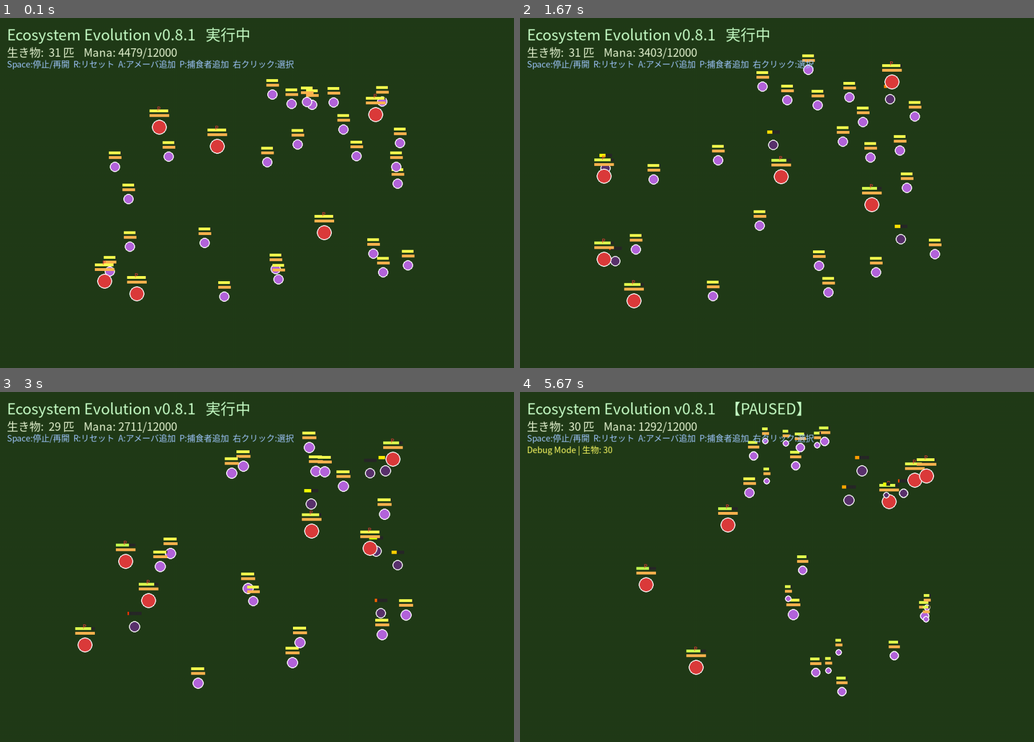
Above: before the commit, frames 1-4 (two rows, left to right).
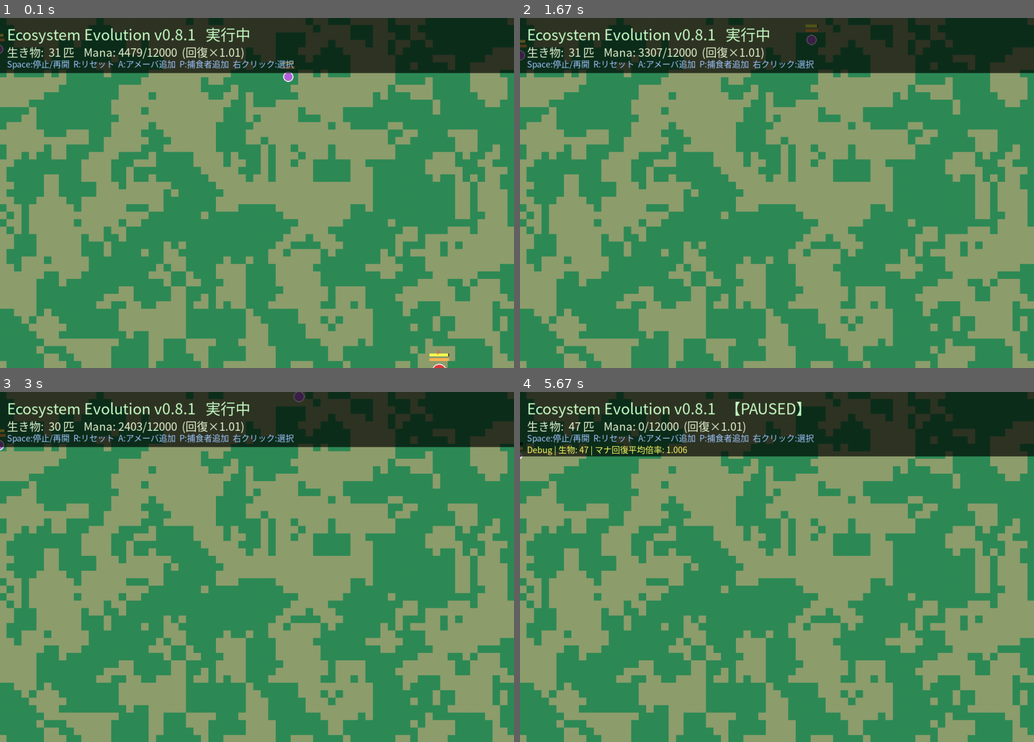
Above: after the commit, the same moments.

Repository: illuaStudio/ecosystem_evo
Game: pygame game, started from main.py
Same seed, same stepped clock (60 frames per second), same inputs: the game is played once before the commit and once after it.
Inputs (mouse positions are in pixels of both pictures, inside the frame that each line leads up to):
- Up to frame 1 (0.1 s): no input
- Up to frame 2 (1.67 s): click (777, 193) at 0.38 s
- Up to frame 3 (3 s): hold A 2.23-2.7 s; move the mouse to (318, 598) at 2.27 s; click (133, 497) at 2.78 s
- Up to frame 4 (5.67 s): hold A 3.73-4.2 s; move the mouse to (777, 609) at 3.77 s; hold D 4.23-4.7 s; move the mouse to (972, 700) at 4.27 s; click (956, 658) at 5.28 s; tap Space at 5.57 s

The runs differ from the first frame. In frame 1, 85% of the frame differs, in the area x 0-100%, y 4-100%; in frame 2, 85%, in the area x 0-100%, y 1-100%; in frame 3, 85%; in frame 4, 83%.

Commit message:
バイオーム追加 noiseパッケージ使っているか未確認

Diff:
--- /dev/null
+++ b/biome_noise.py
@@ -0,0 +1,95 @@
+"""2D ノイズサンプリング（noise パッケージがあれば Perlin、なければ簡易フラクタル）。"""
+import math
+from typing import Callable
+
+
+def _hash2d(ix: int, iy: int, seed: int) -> float:
+    n = ix * 374761393 + iy * 668265263 + seed * 982451653
+    n = (n ^ (n >> 13)) * 1274126177
+    n = n ^ (n >> 16)
+    return (n & 0x7FFFFFFF) / 0x7FFFFFFF
+
+
+def _smooth(t: float) -> float:
+    return t * t * (3.0 - 2.0 * t)
+
+
+def _value_noise(x: float, y: float, seed: int) -> float:
+    x0, y0 = int(math.floor(x)), int(math.floor(y))
+    x1, y1 = x0 + 1, y0 + 1
+    sx = _smooth(x - x0)
+    sy = _smooth(y - y0)
+
+    n00 = _hash2d(x0, y0, seed)
+    n10 = _hash2d(x1, y0, seed)
+    n01 = _hash2d(x0, y1, seed)
+    n11 = _hash2d(x1, y1, seed)
+
+    ix0 = n00 + (n10 - n00) * sx
+    ix1 = n01 + (n11 - n01) * sx
+    return ix0 + (ix1 - ix0) * sy
+
+
+def simple_fractal_noise2d(
+    x: float,
+    y: float,
+    *,
+    octaves: int = 4,
+    persistence: float = 0.55,
+    lacunarity: float = 2.2,
+    seed: int = 0,
+) -> float:
+    """おおよそ [-1, 1] の簡易フラクタルノイズ。"""
+    total = 0.0
+    amplitude = 1.0
+    frequency = 1.0
+    max_amp = 0.0
+    for _ in range(max(1, octaves)):
+        total += (_value_noise(x * frequency, y * frequency, seed) * 2.0 - 1.0) * amplitude
+        max_amp += amplitude
+        amplitude *= persistence
+        frequency *= lacunarity
+    if max_amp <= 0:
+        return 0.0
+    return max(-1.0, min(1.0, total / max_amp))
+
+
+def make_noise_sampler(
+    *,
+    scale: float = 0.018,
+    octaves: int = 4,
+    persistence: float = 0.55,
+    lacunarity: float = 2.2,
+    seed: int = 0,
+) -> Callable[[float, float], float]:
+    """ワールド座標 (x, y) → 0.0〜1.0 のノイズ値を返すサンプラーを作る。"""
+    try:
+        from noise import pnoise2
+
+        def sample(x: float, y: float) -> float:
+            v = pnoise2(
+                x * scale,
+                y * scale,
+                octaves=octaves,
+                persistence=persistence,
+                lacunarity=lacunarity,
+                repeatx=4096,
+                repeaty=4096,
+                base=seed,
+            )
+            return (float(v) + 1.0) * 0.5
+
+        return sample
+    except ImportError:
+        def sample(x: float, y: float) -> float:
+            v = simple_fractal_noise2d(
+                x * scale,
+                y * scale,
+                octaves=octaves,
+                persistence=persistence,
+                lacunarity=lacunarity,
+                seed=seed,
+            )
+            return (v + 1.0) * 0.5
+
+        return sample
--- a/config/worlds/world.json
+++ b/config/worlds/world.json
@@ -1,24 +1,49 @@
 {
-    "name": "Grassland",
-    "display_name": "草原の生態系",
-    "world_width": 800,
-    "world_height": 600,
-    "background_color": [34, 60, 25],
+  "name": "Grassland",
+  "display_name": "草原の生態系",
+  "world_width": 2000,
+  "world_height": 2000,
+  "background_color": [34, 60, 25],
 
-    "mana": {
-      "initial": 4500.0,
-      "max": 12000.0,
-      "regen_rate": 0.8
-    },
+  "mana": {
+    "initial": 4500.0,
+    "max": 12000.0,
+    "regen_rate": 0.8
+  },
 
-    "initial_entities": {
-      "Amoeba": 25,
-      "Herbivore": 12,
-      "Predator": 6
-    },
+  "initial_entities": {
+    "Amoeba": 25,
+    "Predator": 6
+  },
 
-    "environment": {
-      "temperature": 22.0,
-      "humidity": 65.0
+  "environment": {
+    "temperature": 22.0,
+    "humidity": 65.0
+  },
+
+  "world": {
+    "biome_map_cell_size": 16,
+    "biomes": [
+      {
+        "name": "rich",
+        "display_name": "豊かなエリア",
+        "color": "#2E8B57",
+        "mana_regen_multiplier": 1.4
+      },
+      {
+        "name": "poor",
+        "display_name": "貧しいエリア",
+        "color": "#8F9E6E",
+        "mana_regen_multiplier": 0.6
+      }
+    ],
+    "biome_noise": {
+      "scale": 0.018,
+      "octaves": 4,
+      "persistence": 0.55,
+      "lacunarity": 2.2,
+      "threshold": 0.5,
+      "seed": 42
     }
   }
+}
--- a/engine.py
+++ b/engine.py
@@ -47,6 +47,7 @@
         """シミュレーション初期化"""
         self.world = World(world_name)
         self.selected_creature = None
+        self.renderer.invalidate_biome_cache()
 
         # カメラにWorld情報を渡す（重要）
         self.camera.set_world(self.world)
--- a/renderer.py
+++ b/renderer.py
@@ -1,5 +1,6 @@
 # renderer.py
 import pygame
+
 from config import config
 from creature_helpers import format_life_stage_line
 
@@ -7,27 +8,32 @@
 class Renderer:
     """描画専用クラス"""
 
+    # ワールド外・余白（画面 > マップ時）と HUD 背面
+    UI_MARGIN_COLOR = (14, 22, 14)
+    UI_PANEL_COLOR = (0, 0, 0, 170)
+
     def __init__(self, screen, font, small_font, big_font):
         self.screen = screen
         self.font = font
         self.small_font = small_font
         self.big_font = big_font
+        self._biome_surface = None
+        self._biome_surface_world_id = None
+        self._ui_panel = None
 
     def draw(self, creatures, camera, selected_creature, paused, show_debug=False):
-        # Worldの背景色を使用（stageは削除済み）
-        if hasattr(camera, 'world') and camera.world:
-            bg_color = camera.world.background_color
-        else:
-            bg_color = config.game.get("background_color", [20, 40, 25])  # フォールバック
+        # 毎フレーム必ず全画面クリア（未描画領域に UI が残るのを防ぐ）
+        self.screen.fill(self.UI_MARGIN_COLOR)
 
-        self.screen.fill(bg_color)
+        world = getattr(camera, "world", None)
+        self._draw_background(world, camera)
 
-        # 生物描画
         for c in creatures:
-            if hasattr(c, 'draw'):
+            if hasattr(c, "draw"):
                 c.draw(self.screen, camera)
 
-        # 選択情報
+        self._draw_hud_panels(has_selection=selected_creature is not None, show_debug=show_debug)
+
         if selected_creature:
             y = 130
             sc = selected_creature
@@ -46,7 +52,6 @@
                 f"速度: {sc.get_current_speed():.2f}",
                 f"現在のAction: {action_name}",
             ]
-            # 右クリック選択時: ライフステージ（life_cycle がある種）
             life_line = format_life_stage_line(sc)
             if life_line:
                 texts.insert(4, life_line)
@@ -56,33 +61,132 @@
                     f"バイオマス: {sc.remaining_biomass:.1f}/{sc.initial_biomass:.1f} "
                     f"({sc.biomass_ratio() * 100:.0f}%)",
                 )
+            if world and sc.alive:
+                biome = world.get_biome_at(sc.pos[0], sc.pos[1])
+                texts.append(
+                    f"バイオーム: {biome.get('display_name', biome.get('name', '?'))}"
+                )
 
             for text in texts:
                 self.screen.blit(self.small_font.render(text, True, (255, 255, 255)), (15, y))
                 y += 24
 
-        # UI
         status = "【PAUSED】" if paused else "実行中"
-        self.screen.blit(self.big_font.render(
-            f"{config.game['game_title']} v{config.game['version']}   {status}",
-            True, (200, 255, 200)), (15, 10))
+        self.screen.blit(
+            self.big_font.render(
+                f"{config.game['game_title']} v{config.game['version']}   {status}",
+                True,
+                (200, 255, 200),
+            ),
+            (15, 10),
+        )
 
         mana_label = ""
-        if hasattr(camera, "world") and camera.world:
-            w = camera.world
-            mana_label = f"    Mana: {w.mana:.0f}/{w.max_mana:.0f}"
-        self.screen.blit(self.font.render(
-            f"生き物: {len(creatures):3d} 匹{mana_label}",
-            True, (230, 245, 210)), (15, 55))
+        if world:
+            w = world
+            mult = getattr(w, "avg_mana_regen_multiplier", 1.0)
+            mana_label = f"    Mana: {w.mana:.0f}/{w.max_mana:.0f}  (回復×{mult:.2f})"
+        self.screen.blit(
+            self.font.render(f"生き物: {len(creatures):3d} 匹{mana_label}", True, (230, 245, 210)),
+            (15, 55),
+        )
 
-        self.screen.blit(self.small_font.render(
-            "Space:停止/再開  R:リセット  A:アメーバ追加  P:捕食者追加  右クリック:選択",
-            True, (160, 200, 255)), (15, 85))
+        self.screen.blit(
+            self.small_font.render(
+                "Space:停止/再開  R:リセット  A:アメーバ追加  P:捕食者追加  右クリック:選択",
+                True,
+                (160, 200, 255),
+            ),
+            (15, 85),
+        )
 
-        if show_debug:
+        if show_debug and world:
             debug_text = self.small_font.render(
-                f"Debug Mode | 生物: {len(creatures)}",
+                f"Debug | 生物: {len(creatures)} | マナ回復平均倍率: {world.avg_mana_regen_multiplier:.3f}",
                 True,
                 (255, 255, 100),
             )
             self.screen.blit(debug_text, (15, 110))
+
+    def _get_ui_panel(self) -> pygame.Surface:
+        sw, sh = self.screen.get_size()
+        if self._ui_panel is None or self._ui_panel.get_size() != (sw, sh):
+            self._ui_panel = pygame.Surface((sw, sh), pygame.SRCALPHA)
+        return self._ui_panel
+
+    def _draw_hud_panels(self, has_selection: bool, show_debug: bool) -> None:
+        """HUD テキストの背面を塗り、前フレームの文字残りを防ぐ。"""
+        panel = self._get_ui_panel()
+        panel.fill((0, 0, 0, 0))
+
+        sw, sh = self.screen.get_size()
+        top_h = 118 if not show_debug else 138
+        pygame.draw.rect(panel, self.UI_PANEL_COLOR, (0, 0, sw, top_h))
+
+        if has_selection:
+            pygame.draw.rect(panel, self.UI_PANEL_COLOR, (0, 118, min(520, sw), sh - 118))
+
+        self.screen.blit(panel, (0, 0))
+
+    def _draw_background(self, world, camera) -> None:
+        if world is None:
+            return
+
+        if world.biome_color_grid:
+            self._draw_biome_tiles(world, camera)
+        else:
+            self._draw_world_rect(world, camera, world.background_color)
+
+    def _ensure_biome_surface(self, world) -> None:
+        """ワールド全体のバイオーム地面を1枚の Surface に焼き付け（初回のみ）。"""
+        wid = id(world)
+        if self._biome_surface_world_id == wid and self._biome_surface is not None:
+            return
+
+        cell = world.biome_cell_size
+        surface = pygame.Surface((world.width, world.height))
+        grid = world.biome_color_grid
+
+        for row, row_colors in enumerate(grid):
+            wy = row * cell
+            rh = min(cell, world.height - wy)
+            if rh <= 0:
+                continue
+            for col, color in enumerate(row_colors):
+                wx = col * cell
+                rw = min(cell, world.width - wx)
+                if rw <= 0:
+                    continue
+                surface.fill(color, (wx, wy, rw, rh))
+
+        self._biome_surface = surface
+        self._biome_surface_world_id = wid
+
+    def _draw_world_rect(self, world, camera, color) -> None:
+        """ワールド範囲だけ単色で塗る（マップが画面より小さいときの余白は残す）。"""
+        cam_x = int(camera.x)
+        cam_y = int(camera.y)
+        dest = pygame.Rect(-cam_x, -cam_y, world.width, world.height)
+        visible = dest.clip(self.screen.get_rect())
+        if visible.width > 0 and visible.height > 0:
+            pygame.draw.rect(self.screen, color, visible)
+
+    def _draw_biome_tiles(self, world, camera) -> None:
+        self._ensure_biome_surface(world)
+        cam_x = int(camera.x)
+        cam_y = int(camera.y)
+        sw, sh = self.screen.get_width(), self.screen.get_height()
+
+        src = pygame.Rect(cam_x, cam_y, sw, sh)
+        src.clamp_ip(self._biome_surface.get_rect())
+        if src.width <= 0 or src.height <= 0:
+            return
+
+        dest = pygame.Rect(src.x - cam_x, src.y - cam_y, src.width, src.height)
+        self.screen.blit(self._biome_surface, dest, src)
+
+    def invalidate_biome_cache(self) -> None:
+        """ワールドリセット時に呼ぶ（SimulationEngine.reset_simulation から）。"""
+        self._biome_surface = None
+        self._biome_surface_world_id = None
+        self._ui_panel = None
--- a/world.py
+++ b/world.py
@@ -4,28 +4,42 @@
 from pathlib import Path
 from typing import Dict, List, Optional, Tuple, Union
 
+from biome_noise import make_noise_sampler
 from config import config
 from creature_factory import CreatureFactory
 
 
+def _parse_color(value) -> Tuple[int, int, int]:
+    """'#RRGGBB' または [r,g,b] を pygame 用 RGB タプルに変換。"""
+    if isinstance(value, str):
+        s = value.strip().lstrip("#")
+        if len(s) == 6:
+            return (int(s[0:2], 16), int(s[2:4], 16), int(s[4:6], 16))
+    if isinstance(value, (list, tuple)) and len(value) >= 3:
+        return (int(value[0]), int(value[1]), int(value[2]))
+    return (34, 60, 25)
+
+
 class World:
     """ゲーム世界全体を管理。設定は config/worlds/*.json から読み込む。
 
-    Grassland.json の例:
-        {
-          "name": "Grassland",
-          "display_name": "草原の生態系",
-          "world_width": 800,
-          "world_height": 600,
-          "background_color": [34, 60, 25],
-          "mana": { "initial": 4500.0, "max": 12000.0, "regen_rate": 0.8 },
-          "initial_entities": { "Amoeba": 25, "Predator": 6 },
-          "environment": { "temperature": 22.0, "humidity": 65.0 }
+    world.json のバイオーム例（world セクション）:
+        "world": {
+          "biome_map_cell_size": 16,
+          "biomes": [
+            { "name": "rich", "color": "#2E8B57", "mana_regen_multiplier": 1.4 },
+            { "name": "poor", "color": "#8F9E6E", "mana_regen_multiplier": 0.6 }
+          ],
+          "biome_noise": {
+            "scale": 0.018, "octaves": 4, "persistence": 0.55,
+            "lacunarity": 2.2, "threshold": 0.5, "seed": 42
+          }
         }
 
     初期化:
-        world = World("Grassland")           # config から name で取得
-        world = World.from_json(path_or_dict)  # ファイルまたは dict から直接
+        world = World("Grassland")
+        biome = world.get_biome_at(120, 80)
+        mult = world.get_mana_regen_multiplier(120, 80)
     """
 
     def __init__(self, world_name: str = "Grassland"):
@@ -41,11 +55,11 @@
 
     @staticmethod
     def _load_world_file(world_name: str) -> Optional[Dict]:
-        """config キャッシュに無い場合のフォールバック読み込み"""
         worlds_dir = config.base_path / "worlds"
         for candidate in (
             worlds_dir / f"{world_name}.json",
             worlds_dir / f"{world_name.lower()}.json",
+            worlds_dir / "world.json",
         ):
             if candidate.exists():
                 with open(candidate, encoding="utf-8") as f:
@@ -54,7 +68,6 @@
 
     @classmethod
     def from_json(cls, source: Union[str, Path, Dict]) -> "World":
-        """JSON ファイルパスまたは辞書から World を構築する。"""
         if isinstance(source, dict):
             world = cls.__new__(cls)
             world._init_from_data(source)
@@ -86,10 +99,102 @@
         self.obstacles = []
         self.resources = []
 
+        self._init_biomes(world_data.get("world", {}))
         self._spawn_initial_entities(world_data)
 
+    def _init_biomes(self, world_cfg: Dict) -> None:
+        """ノイズマップとバイオーム定義を構築（Renderer 用グリッドも生成）。"""
+        self.biomes: List[Dict] = list(world_cfg.get("biomes", []))
+        self.biome_by_name: Dict[str, Dict] = {b["name"]: b for b in self.biomes if "name" in b}
+        self.biome_noise_cfg: Dict = dict(world_cfg.get("biome_noise", {}))
+        self.biome_cell_size = int(world_cfg.get("biome_map_cell_size", 16))
+
+        self._noise_sample = None
+        self._rich_biome: Optional[Dict] = None
+        self._poor_biome: Optional[Dict] = None
+        self.biome_color_grid: List[List[Tuple[int, int, int]]] = []
+
+        self.avg_mana_regen_multiplier = 1.0
+        if len(self.biomes) < 2:
+            return
+
+        noise_cfg = self.biome_noise_cfg
+        seed = int(noise_cfg.get("seed", hash(self.name) & 0xFFFF))
+        self._noise_sample = make_noise_sampler(
+            scale=float(noise_cfg.get("scale", 0.018)),
+            octaves=int(noise_cfg.get("octaves", 4)),
+            persistence=float(noise_cfg.get("persistence", 0.55)),
+            lacunarity=float(noise_cfg.get("lacunarity", 2.2)),
+            seed=seed,
+        )
+        self._noise_threshold = float(noise_cfg.get("threshold", 0.5))
+
+        self._rich_biome = self.biome_by_name.get("rich", self.biomes[0])
+        self._poor_biome = self.biome_by_name.get("poor", self.biomes[-1])
+        self._build_biome_color_grid()
+        self.avg_mana_regen_multiplier = self._compute_average_mana_multiplier()
+
+    def _build_biome_color_grid(self) -> None:
+        """描画用: セル単位でバイオーム色を事前計算。"""
+        cell = max(4, self.biome_cell_size)
+        cols = math.ceil(self.width / cell)
+        rows = math.ceil(self.height / cell)
+        self.biome_color_grid = []
+
+        for row in range(rows):
+            row_colors = []
+            cy = row * cell + cell * 0.5
+            for col in range(cols):
+                cx = col * cell + cell * 0.5
+                biome = self.get_biome_at(cx, cy)
+                row_colors.append(_parse_color(biome.get("color", self.background_color)))
+            self.biome_color_grid.append(row_colors)
+
+    def _compute_average_mana_multiplier(self) -> float:
+        """全セルのバイオーム倍率の平均（共有マナ池の自然回復用）。"""
+        if not self.biome_color_grid:
+            return 1.0
+        cell = self.biome_cell_size
+        total = 0.0
+        count = 0
+        for row in range(len(self.biome_color_grid)):
+            for col in range(len(self.biome_color_grid[row])):
+                cx = col * cell + cell * 0.5
+                cy = row * cell + cell * 0.5
+                total += self.get_mana_regen_multiplier(cx, cy)
+                count += 1
+        return total / count if count else 1.0
+
+    def _sample_noise_normalized(self, x: float, y: float) -> float:
+        if self._noise_sample is None:
+            return 0.5
+        return self._noise_sample(float(x), float(y))
+
+    def get_biome_at(self, x: float, y: float) -> Dict:
+        """座標のバイオーム定義 dict を返す（name, color, mana_regen_multiplier 等）。"""
+        if not self.biomes or self._rich_biome is None:
+            return {
+                "name": "default",
+                "display_name": "通常",
+                "color": self.background_color,
+                "mana_regen_multiplier": 1.0,
+            }
+
+        value = self._sample_noise_normalized(x, y)
+        if value >= self._noise_threshold:
+            return self._rich_biome
+        return self._poor_biome
+
+    def get_biome_color_at(self, x: float, y: float) -> Tuple[int, int, int]:
+        """座標の地面色（RGB）。"""
+        biome = self.get_biome_at(x, y)
+        return _parse_color(biome.get("color", self.background_color))
+
+    def get_mana_regen_multiplier(self, x: float, y: float) -> float:
+        """座標におけるマナ自然回復の倍率。"""
+        return float(self.get_biome_at(x, y).get("mana_regen_multiplier", 1.0))
+
     def _spawn_initial_entities(self, world_data: Dict) -> None:
-        """initial_entities に従って生物を配置（旧 initial_amoeba 等も互換）。"""
         initial = dict(world_data.get("initial_entities", {}))
 
         if not initial:
@@ -110,7 +215,6 @@
                 self.add_creature(factory.create(species_name, world=self))
 
     def add_creature(self, creature) -> None:
-        """生物を世界に追加"""
         creature.world = self
         self.creatures.append(creature)
 
@@ -119,12 +223,10 @@
             self.creatures.remove(creature)
 
     def return_mana_from_decomposition(self, amount: float) -> None:
-        """死骸の自然分解・捕食残りからのマナ還元（上限 max_mana）。"""
         if amount > 0:
             self.mana = min(self.max_mana, self.mana + amount)
 
     def consume_mana(self, amount: float) -> float:
-        """マナ吸収などで消費。実際に減らせた量を返す。"""
         if amount <= 0 or self.mana <= 0:
             return 0.0
         taken = min(amount, self.mana)
@@ -132,9 +234,12 @@
         return taken
 
     def update(self) -> None:
-        """全生物更新とマナの自然回復"""
         if self.mana_regen_rate > 0 and self.mana < self.max_mana:
-            self.mana = min(self.max_mana, self.mana + self.mana_regen_rate)
+            mult = getattr(self, "avg_mana_regen_multiplier", 1.0)
+            self.mana = min(
+                self.max_mana,
+                self.mana + self.mana_regen_rate * mult,
+            )
 
         for creature in self.creatures[:]:
             creature.update()
@@ -148,7 +253,6 @@
         max_dist: float = 9999.0,
         exclude=None,
     ):
-        """最も近い対象を探す"""
         best = None
         min_dist = float("inf")
 
Not shown, added: requirements.txt
